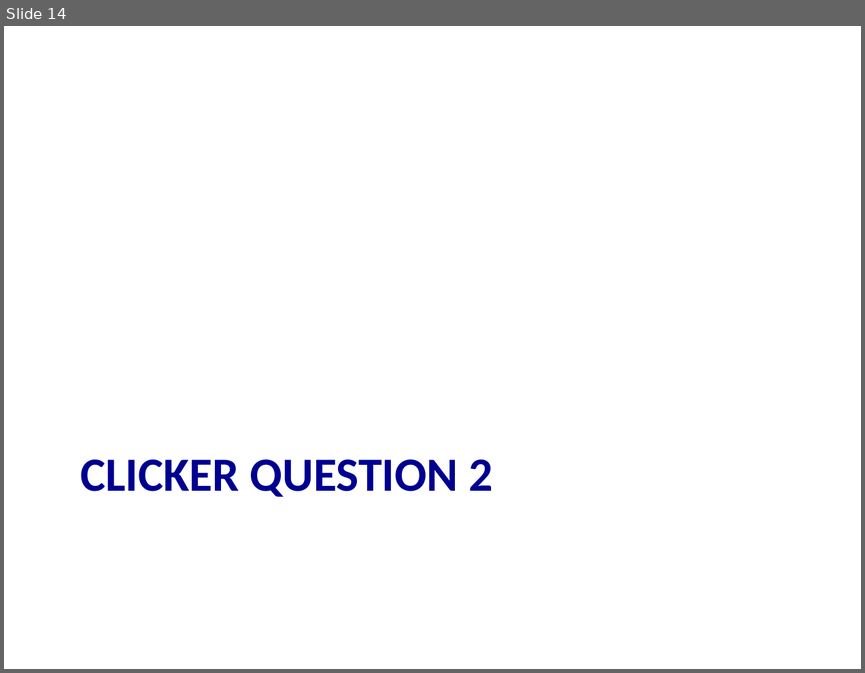
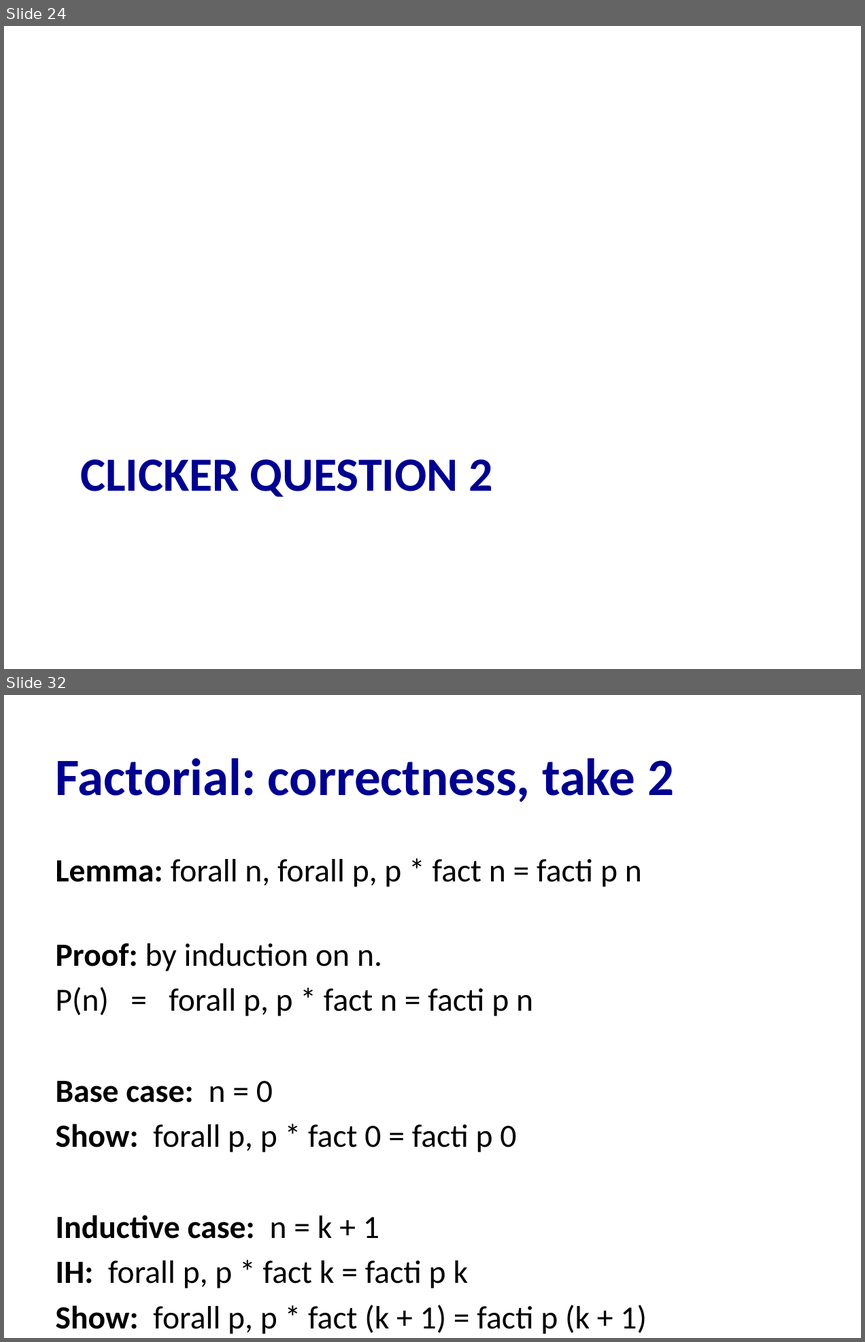
Before and after one commit to cs3110/materials-2019fa, a slide deck: 20-proofs/lec.pptx. Shown one above the other, each under a label of ours: slide 14 before the commit, slides 24 and 32 after it; the slides between them are not shown. The pictures are 865x673 and 865x1342 pixels, drawn with LibreOffice and Linux fonts; fonts in the diff are those of the drawing. Boxes give left, top, right and bottom in pixels: in the first picture for what was removed or moved away, otherwise in the second. Text is boxed around its words. In the diff, an @@ line names an element or a change of style, - is before the commit and + after.

Commit message:
Correct lecture slides: lec20 instead of lec21

```diff
--- a/20-proofs/lec.pptx
+++ b/20-proofs/lec.pptx
@@ slide 32 added at (x1=4, y1=695, x2=861, y2=1338), background #FFFFFF @@
@@ title added at (x1=56, y1=758, x2=674, y2=802), 44 pt, text #000090, bold @@
+Factorial: correctness, take 2
@@ text added at (x1=56, y1=859, x2=647, y2=1334), 27.2 pt, text #000000 @@
+Lemma: forall n, forall p, p * fact n = facti p n
+Proof: by induction on n.
+P(n) = forall p, p * fact n = facti p n
+Base case: n = 0
+Show: forall p, p * fact 0 = facti p 0
+Inductive case: n = k + 1
+IH: forall p, p * fact k = facti p k
+Show: forall p, p * fact (k + 1) = facti p (k + 1)
@@ what was slide 14 is now slide 24 @@
```
Also in this commit, not shown: 4 slides changed, 27 other slides added, 16 slides removed, 1 other file.
